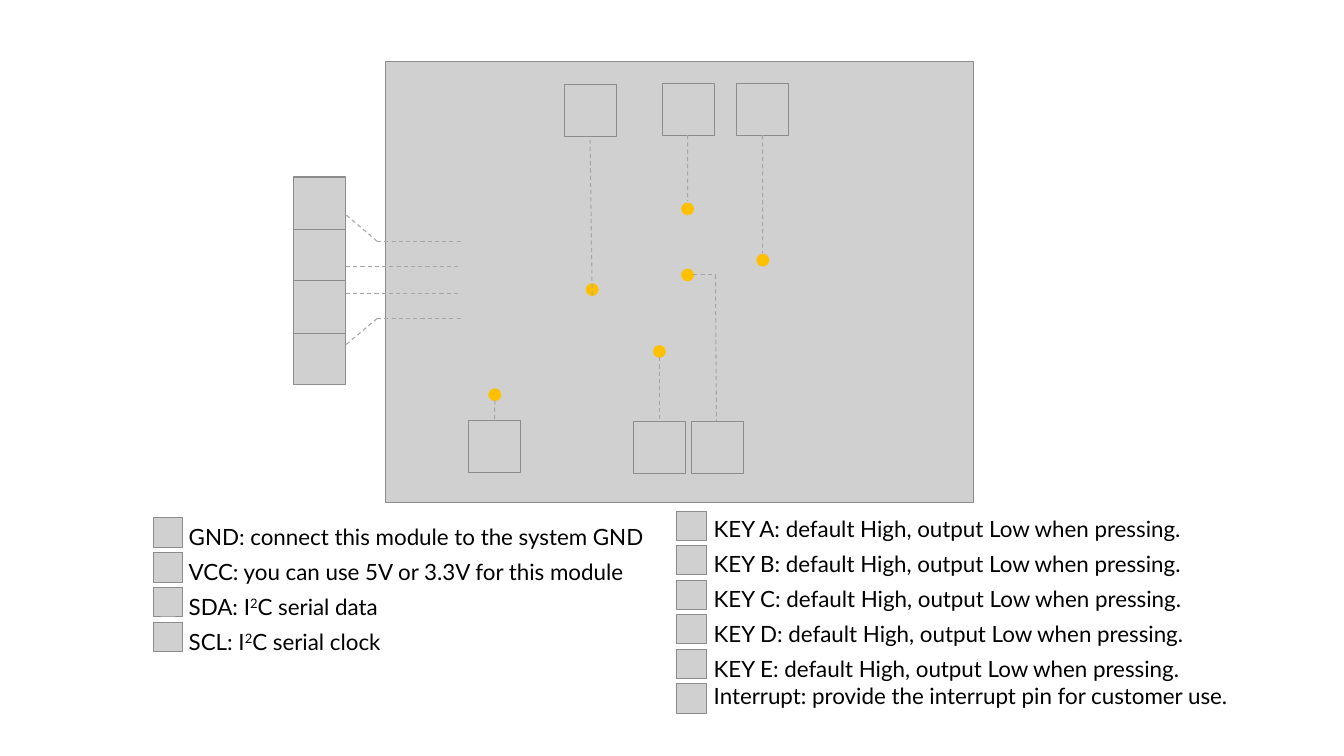
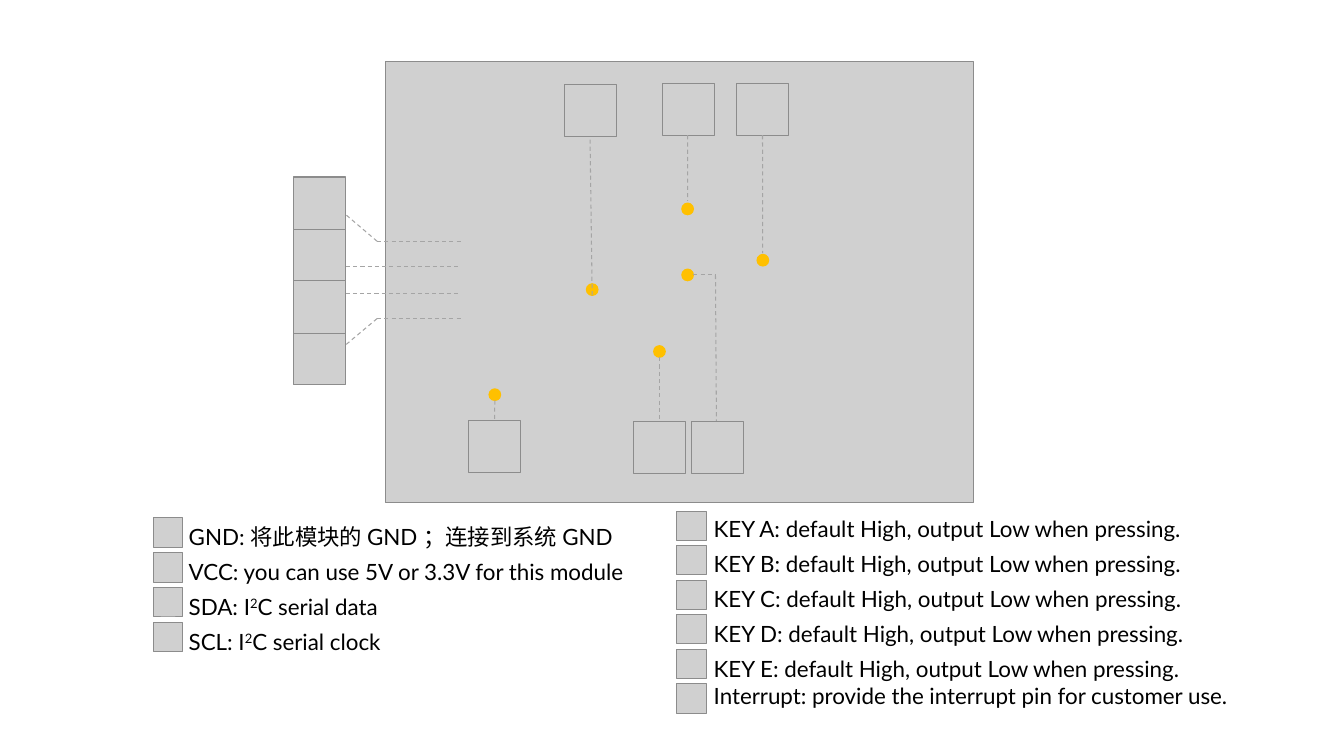
Before and after one commit to SeeedDocument/Grove-5-Way_Switch, a slide deck: slide 1 of img/pin_map_2040.pptx. Drawn at 1344x756 pixels with LibreOffice and Linux fonts; fonts in the diff are those of the drawing; grey boxes stand for pictures. Boxes give left, top, right and bottom in pixels: in the first picture for what was removed or moved away, otherwise in the second. Text is boxed around its words. In the diff, an @@ line names an element or a change of style, - is before the commit and + after.

```diff
--- a/img/pin_map_2040.pptx
+++ b/img/pin_map_2040.pptx
@@ text at (189, 526, 612, 549): text changed @@
-GND: connect this module to the system GND
+GND: 将此模块的 GND ；连接到系统 GND
```
Also in this commit, not shown: 2 slides added, 2 other files.
